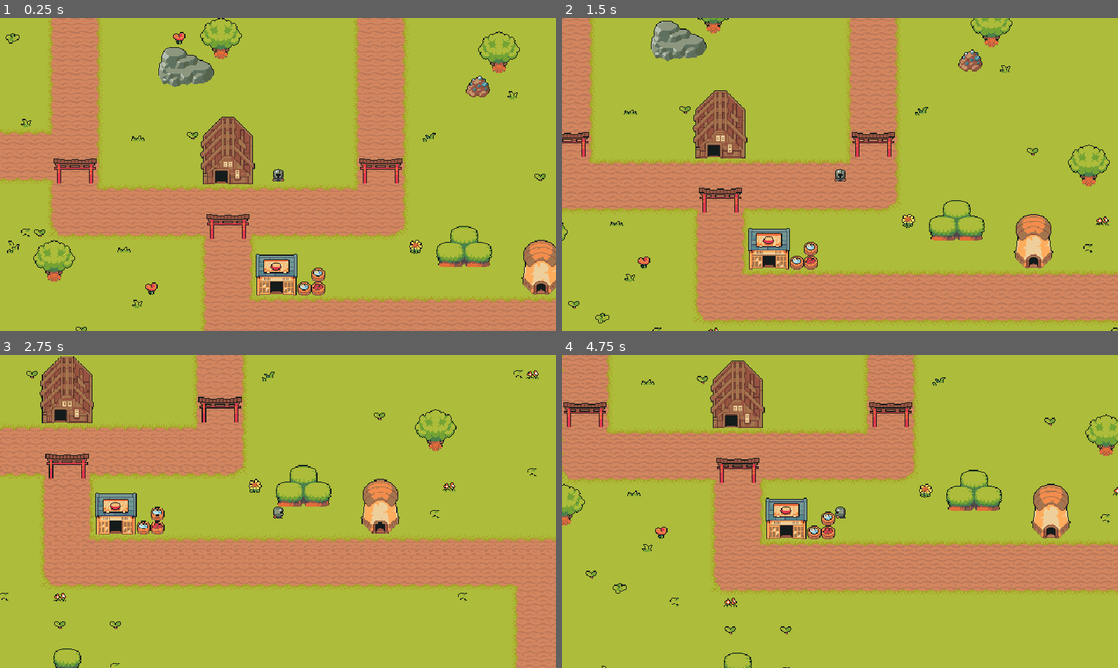
Above: before the commit, frames 1-4 (two rows, left to right).
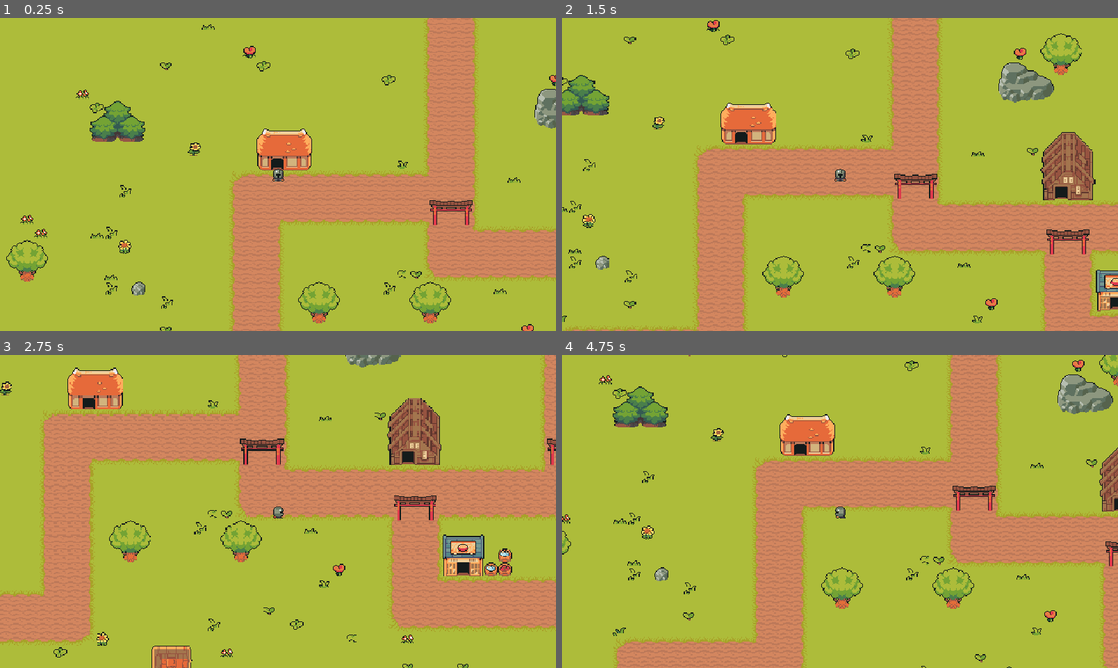
Above: after the commit, the same moments.

Repository: NaimSdn/RPG_Prototype
Game: Godot game, scene res://scenes/Game.tscn
The game is run twice, just before and just after one commit, with the same random seed, the same clock (stepped at 60 frames per second) and the same inputs. Before the commit the project starts from res://scenes/World.tscn.
Inputs:
- Up to frame 1 (0.25 s): no input
- Up to frame 2 (1.5 s): tap Enter at 0.5 s; hold D (move_right) 0.53-1.28 s; hold S (move_down) from 1.28 s (still down)
- Up to frame 3 (2.75 s): release S (move_down) at 2.03 s; hold D (move_right) from 2.03 s (still down)
- Up to frame 4 (4.75 s): release D (move_right) at 2.78 s; hold W (move_up) 2.78-3.53 s; tap Space at 3.5 s; hold A (move_left) from 3.53 s (still down)

The runs differ from the first frame. In frame 1, 46% of the frame differs, in the area x 0-100%, y 0-100%; in frame 2, 45%; in frame 3, 45%; in frame 4, 47%.

Commit message:
Refacto the way Scene is handled

Diff:
--- a/project.godot
+++ b/project.godot
@@ -11,7 +11,7 @@
 [application]
 
 config/name="RPG_Prototype"
-run/main_scene="uid://clm02xy60ki8g"
+run/main_scene="uid://bqqnileds1nvi"
 config/features=PackedStringArray("4.4", "Forward Plus")
 config/icon="res://icon.svg"
 
--- /dev/null
+++ b/scenes/Game.tscn
@@ -0,0 +1,12 @@
+[gd_scene load_steps=3 format=3 uid="uid://bqqnileds1nvi"]
+
+[ext_resource type="PackedScene" uid="uid://dkoijpbt36osq" path="res://scenes/entity/Player.tscn" id="1_ibkli"]
+[ext_resource type="Script" uid="uid://ip8eoa13nsg5" path="res://scripts/game.gd" id="1_qbsmt"]
+
+[node name="Game" type="Node2D"]
+script = ExtResource("1_qbsmt")
+
+[node name="Player" parent="." instance=ExtResource("1_ibkli")]
+position = Vector2(46, 33)
+
+[node name="LevelRoot" type="Node2D" parent="."]
--- a/scenes/Player.tscn
+++ b/scenes/entity/Player.tscn
@@ -1,7 +1,7 @@
 [gd_scene load_steps=26 format=3 uid="uid://dkoijpbt36osq"]
 
 [ext_resource type="Texture2D" uid="uid://drgiqln7a5ehl" path="res://assets/Knight/knight_idle.png" id="1_hwbb7"]
-[ext_resource type="Script" uid="uid://brxsn8tgnuwge" path="res://scripts/player.gd" id="1_mn00f"]
+[ext_resource type="Script" uid="uid://brxsn8tgnuwge" path="res://scripts/entity/player.gd" id="1_mn00f"]
 [ext_resource type="Texture2D" uid="uid://dmtt2u7kwjvgs" path="res://assets/Knight/knight_walk.png" id="2_pf73y"]
 
 [sub_resource type="AtlasTexture" id="AtlasTexture_hwbb7"]
@@ -191,6 +191,7 @@
 size = Vector2(12, 8)
 
 [node name="Player" type="CharacterBody2D"]
+z_index = 3
 script = ExtResource("1_mn00f")
 
 [node name="AnimatedSprite2D" type="AnimatedSprite2D" parent="."]
--- a/scenes/World.tscn
+++ b/scenes/town/Town1.tscn
@@ -1,7 +1,6 @@
-[gd_scene load_steps=14 format=4 uid="uid://clm02xy60ki8g"]
+[gd_scene load_steps=13 format=4 uid="uid://clm02xy60ki8g"]
 
 [ext_resource type="Texture2D" uid="uid://b3vri6rt3gq1m" path="res://assets/World/map_floor.png" id="1_32lhk"]
-[ext_resource type="PackedScene" uid="uid://dkoijpbt36osq" path="res://scenes/Player.tscn" id="1_kqs1s"]
 [ext_resource type="Texture2D" uid="uid://cdnwj7u46x2u2" path="res://assets/World/map_floor_detail.png" id="2_1lgw5"]
 [ext_resource type="Texture2D" uid="uid://crrx4avm5ptg" path="res://assets/World/map_house.png" id="2_7g83o"]
 [ext_resource type="Texture2D" uid="uid://siqgh2krr4bv" path="res://assets/World/map_nature.png" id="3_hlk0d"]
@@ -512,45 +511,45 @@
 [sub_resource type="TileSetAtlasSource" id="TileSetAtlasSource_ygioq"]
 texture = ExtResource("3_hlk0d")
 0:0/0 = 0
-0:0/0/z_index = 1
+0:0/0/z_index = 3
 1:0/0 = 0
-1:0/0/z_index = 1
+1:0/0/z_index = 3
 2:0/0 = 0
-2:0/0/z_index = 1
+2:0/0/z_index = 3
 3:0/0 = 0
-3:0/0/z_index = 1
+3:0/0/z_index = 3
 4:0/0 = 0
-4:0/0/z_index = 1
+4:0/0/z_index = 3
 5:0/0 = 0
-5:0/0/z_index = 1
+5:0/0/z_index = 3
 6:0/0 = 0
-6:0/0/z_index = 1
+6:0/0/z_index = 3
 7:0/0 = 0
-7:0/0/z_index = 1
+7:0/0/z_index = 3
 8:0/0 = 0
-8:0/0/z_index = 1
+8:0/0/z_index = 3
 9:0/0 = 0
-9:0/0/z_index = 1
+9:0/0/z_index = 3
 10:0/0 = 0
-10:0/0/z_index = 1
+10:0/0/z_index = 3
 11:0/0 = 0
-11:0/0/z_index = 1
+11:0/0/z_index = 3
 12:0/0 = 0
-12:0/0/z_index = 1
+12:0/0/z_index = 3
 13:0/0 = 0
-13:0/0/z_index = 1
+13:0/0/z_index = 3
 14:0/0 = 0
-14:0/0/z_index = 1
+14:0/0/z_index = 3
 15:0/0 = 0
-15:0/0/z_index = 1
+15:0/0/z_index = 3
 16:0/0 = 0
-16:0/0/z_index = 1
+16:0/0/z_index = 3
 17:0/0 = 0
-17:0/0/z_index = 1
+17:0/0/z_index = 3
 18:0/0 = 0
-18:0/0/z_index = 1
+18:0/0/z_index = 3
 19:0/0 = 0
-19:0/0/z_index = 1
+19:0/0/z_index = 3
 0:1/0 = 0
 0:1/0/physics_layer_0/polygon_0/points = PackedVector2Array(-8, -8, 8, -8, 8, 8, -8, 8)
 1:1/0 = 0
@@ -592,77 +591,77 @@
 19:1/0 = 0
 19:1/0/physics_layer_0/polygon_0/points = PackedVector2Array(-8, -8, 8, -8, 8, 8, -8, 8)
 1:2/0 = 0
-1:2/0/z_index = 1
+1:2/0/z_index = 3
 2:2/0 = 0
-2:2/0/z_index = 1
+2:2/0/z_index = 3
 5:2/0 = 0
-5:2/0/z_index = 1
+5:2/0/z_index = 3
 6:2/0 = 0
-6:2/0/z_index = 1
+6:2/0/z_index = 3
 9:2/0 = 0
-9:2/0/z_index = 1
+9:2/0/z_index = 3
 10:2/0 = 0
-10:2/0/z_index = 1
+10:2/0/z_index = 3
 13:2/0 = 0
-13:2/0/z_index = 1
+13:2/0/z_index = 3
 14:2/0 = 0
-14:2/0/z_index = 1
+14:2/0/z_index = 3
 17:2/0 = 0
-17:2/0/z_index = 1
+17:2/0/z_index = 3
 18:2/0 = 0
-18:2/0/z_index = 1
+18:2/0/z_index = 3
 21:2/0 = 0
-21:2/0/z_index = 1
+21:2/0/z_index = 3
 22:2/0 = 0
-22:2/0/z_index = 1
+22:2/0/z_index = 3
 0:3/0 = 0
-0:3/0/z_index = 1
+0:3/0/z_index = 3
 1:3/0 = 0
-1:3/0/z_index = 1
+1:3/0/z_index = 3
 2:3/0 = 0
-2:3/0/z_index = 1
+2:3/0/z_index = 3
 3:3/0 = 0
-3:3/0/z_index = 1
+3:3/0/z_index = 3
 4:3/0 = 0
-4:3/0/z_index = 1
+4:3/0/z_index = 3
 5:3/0 = 0
-5:3/0/z_index = 1
+5:3/0/z_index = 3
 6:3/0 = 0
-6:3/0/z_index = 1
+6:3/0/z_index = 3
 7:3/0 = 0
-7:3/0/z_index = 1
+7:3/0/z_index = 3
 8:3/0 = 0
-8:3/0/z_index = 1
+8:3/0/z_index = 3
 9:3/0 = 0
-9:3/0/z_index = 1
+9:3/0/z_index = 3
 10:3/0 = 0
-10:3/0/z_index = 1
+10:3/0/z_index = 3
 11:3/0 = 0
-11:3/0/z_index = 1
+11:3/0/z_index = 3
 12:3/0 = 0
-12:3/0/z_index = 1
+12:3/0/z_index = 3
 13:3/0 = 0
-13:3/0/z_index = 1
+13:3/0/z_index = 3
 14:3/0 = 0
-14:3/0/z_index = 1
+14:3/0/z_index = 3
 15:3/0 = 0
-15:3/0/z_index = 1
+15:3/0/z_index = 3
 16:3/0 = 0
-16:3/0/z_index = 1
+16:3/0/z_index = 3
 17:3/0 = 0
-17:3/0/z_index = 1
+17:3/0/z_index = 3
 18:3/0 = 0
-18:3/0/z_index = 1
+18:3/0/z_index = 3
 19:3/0 = 0
-19:3/0/z_index = 1
+19:3/0/z_index = 3
 20:3/0 = 0
-20:3/0/z_index = 1
+20:3/0/z_index = 3
 21:3/0 = 0
-21:3/0/z_index = 1
+21:3/0/z_index = 3
 22:3/0 = 0
-22:3/0/z_index = 1
+22:3/0/z_index = 3
 23:3/0 = 0
-23:3/0/z_index = 1
+23:3/0/z_index = 3
 0:4/0 = 0
 0:4/0/physics_layer_0/polygon_0/points = PackedVector2Array(-8, -8, 8, -8, 8, 8, -8, 8)
 1:4/0 = 0
@@ -1139,29 +1138,29 @@
 19:17/0 = 0
 19:17/0/physics_layer_0/polygon_0/points = PackedVector2Array(-8, -8, 8, -8, 8, 8, -8, 8)
 0:18/0 = 0
-0:18/0/z_index = 1
+0:18/0/z_index = 3
 1:18/0 = 0
-1:18/0/z_index = 1
+1:18/0/z_index = 3
 2:18/0 = 0
-2:18/0/z_index = 1
+2:18/0/z_index = 3
 3:18/0 = 0
-3:18/0/z_index = 1
+3:18/0/z_index = 3
 4:18/0 = 0
-4:18/0/z_index = 1
+4:18/0/z_index = 3
 5:18/0 = 0
-5:18/0/z_index = 1
+5:18/0/z_index = 3
 6:18/0 = 0
-6:18/0/z_index = 1
+6:18/0/z_index = 3
 7:18/0 = 0
-7:18/0/z_index = 1
+7:18/0/z_index = 3
 8:18/0 = 0
-8:18/0/z_index = 1
+8:18/0/z_index = 3
 9:18/0 = 0
-9:18/0/z_index = 1
+9:18/0/z_index = 3
 10:18/0 = 0
-10:18/0/z_index = 1
+10:18/0/z_index = 3
 11:18/0 = 0
-11:18/0/z_index = 1
+11:18/0/z_index = 3
 13:18/0 = 0
 13:18/0/physics_layer_0/polygon_0/points = PackedVector2Array(-8, -8, 8, -8, 8, 8, -8, 8)
 14:18/0 = 0
@@ -1171,29 +1170,29 @@
 17:18/0 = 0
 18:18/0 = 0
 0:19/0 = 0
-0:19/0/z_index = 1
+0:19/0/z_index = 3
 1:19/0 = 0
-1:19/0/z_index = 1
+1:19/0/z_index = 3
 2:19/0 = 0
-2:19/0/z_index = 1
+2:19/0/z_index = 3
 3:19/0 = 0
-3:19/0/z_index = 1
+3:19/0/z_index = 3
 4:19/0 = 0
-4:19/0/z_index = 1
+4:19/0/z_index = 3
 5:19/0 = 0
-5:19/0/z_index = 1
+5:19/0/z_index = 3
 6:19/0 = 0
-6:19/0/z_index = 1
+6:19/0/z_index = 3
 7:19/0 = 0
-7:19/0/z_index = 1
+7:19/0/z_index = 3
 8:19/0 = 0
-8:19/0/z_index = 1
+8:19/0/z_index = 3
 9:19/0 = 0
-9:19/0/z_index = 1
+9:19/0/z_index = 3
 10:19/0 = 0
-10:19/0/z_index = 1
+10:19/0/z_index = 3
 11:19/0 = 0
-11:19/0/z_index = 1
+11:19/0/z_index = 3
 0:20/0 = 0
 0:20/0/physics_layer_0/polygon_0/points = PackedVector2Array(-8, -8, 8, -8, 8, 8, -8, 8)
 1:20/0 = 0
@@ -1499,7 +1498,7 @@
 0:5/0 = 0
 0:5/0/physics_layer_0/polygon_0/points = PackedVector2Array(-8, -8, 8, -8, 8, 8, -8, 8)
 1:5/0 = 0
-1:5/0/z_index = 1
+1:5/0/z_index = 2
 2:5/0 = 0
 2:5/0/physics_layer_0/polygon_0/points = PackedVector2Array(-8, -8, 8, -8, 8, 8, -8, 8)
 8:5/0 = 0
@@ -2255,6 +2254,9 @@
 
 [node name="World" type="Node2D"]
 
+[node name="PlayerSpawnPoint" type="Marker2D" parent="."]
+position = Vector2(-135, 85)
+
 [node name="Tilemap" type="Node" parent="."]
 
 [node name="World_Ground" type="TileMapLayer" parent="Tilemap"]
@@ -2262,17 +2264,16 @@
 tile_set = SubResource("TileSet_d1c63")
 
 [node name="World_Ground_Detail" type="TileMapLayer" parent="Tilemap"]
+z_index = 1
 tile_map_data = PackedByteArray("AADf/xkAAAAAAAIAAADg//T/AAAFAAIAAADg/wcAAAABAAIAAADh//H/AAAFAAIAAADh/w0AAAAEAAIAAADj/+ …(2432 unchanged characters)…
 tile_set = SubResource("TileSet_b3faq")
 
 [node name="World_Nature" type="TileMapLayer" parent="Tilemap"]
+z_index = 1
 tile_map_data = PackedByteArray("AADp/+//AAARAA4AAADp//D/AAARAA8AAADp//H/AAARABAAAADq/+//AAASAA4AAADq//D/AAASAA8AAADq// …(5488 unchanged characters)…
 tile_set = SubResource("TileSet_pdh0q")
 
 [node name="World_Houses" type="TileMapLayer" parent="Tilemap"]
+z_index = 2
 tile_map_data = PackedByteArray("AAA7AA4AAQAMAAAAAAA7AA8AAQAMAAEAAAA7ABAAAQAMAAIAAAA8AA4AAQANAAAAAAA8AA8AAQANAAEAAAA8AB …(3728 unchanged characters)…
 tile_set = SubResource("TileSet_1lgw5")
-
-[node name="Player" parent="." instance=ExtResource("1_kqs1s")]
-z_index = 1
-position = Vector2(298, 133)
--- /dev/null
+++ b/scripts/game.gd
@@ -0,0 +1,24 @@
+extends Node2D
+
+const INITIAL_SCENE_PATH : String = "res://scenes/town/Town1.tscn"
+
+@onready var level_root: Node2D = $LevelRoot
+@onready var player: CharacterBody2D = $Player
+
+func _ready() -> void:
+	load_level(INITIAL_SCENE_PATH)
+
+func load_level(scene_path: String, spawn_point_name : String = "PlayerSpawnPoint") -> void:
+	for child in level_root.get_children():
+		child.queue_free()
+
+	var packed_scene : Resource = load(scene_path)
+	var new_level : Node2D = packed_scene.instantiate()
+
+	level_root.add_child(new_level)
+
+	var spawn_point : Node2D = new_level.get_node_or_null(spawn_point_name)
+	if spawn_point:
+		player.global_position = spawn_point.global_position
+	else:
+		push_warning("Spawn point not found : %s" % spawn_point_name)
Renamed: scripts/player.gd -> scripts/entity/player.gd
Renamed: scripts/player.gd.uid -> scripts/entity/player.gd.uid
Not shown, added: scripts/game.gd.uid
